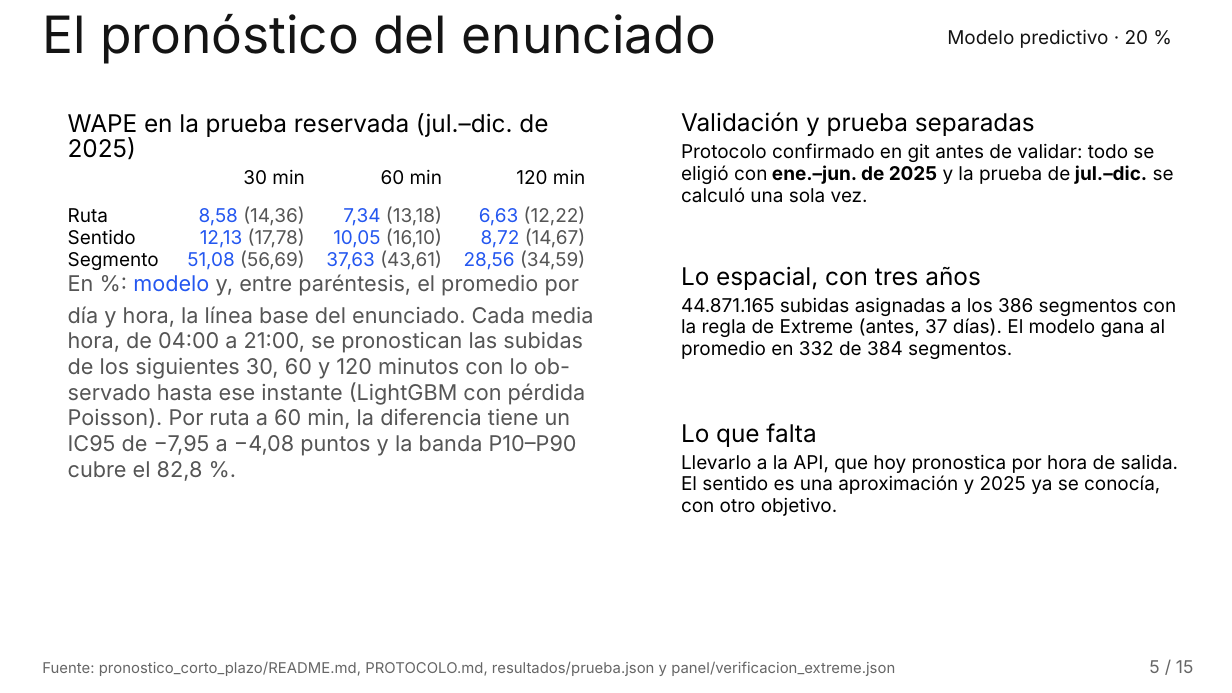
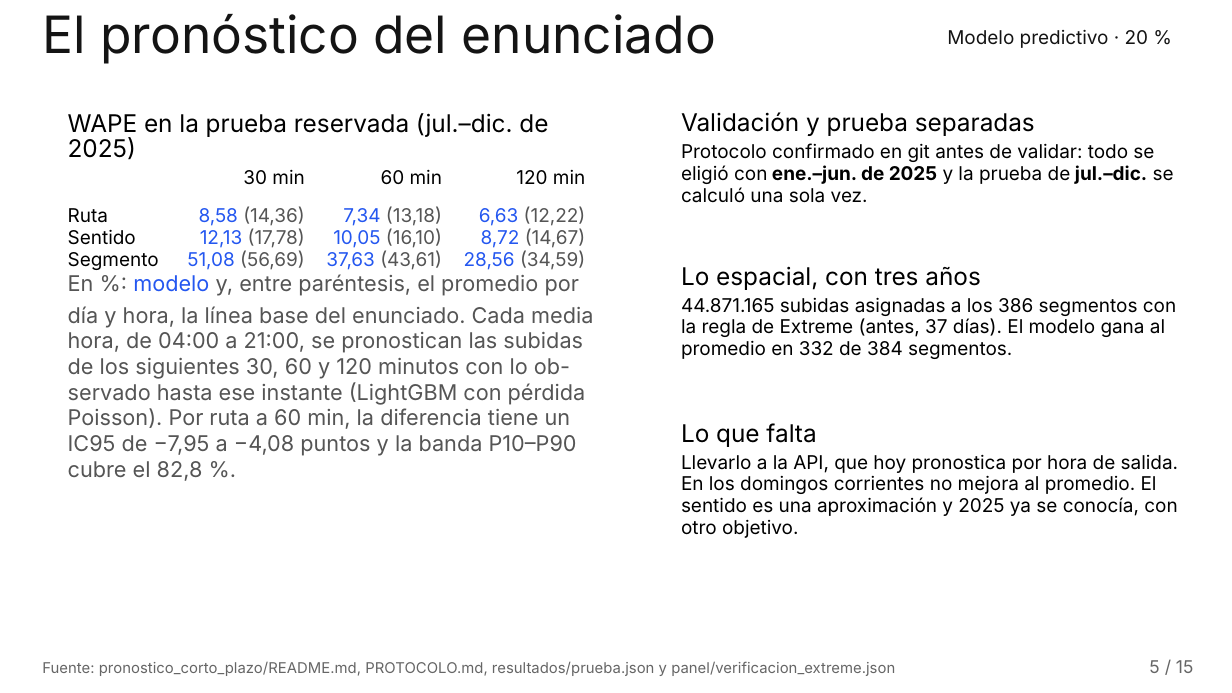
Before and after one commit to RubenEsg/Data-Challenge-pro-extreme, a slide deck: slide 5 of documentos/presentacion_final.pptx. Drawn at 1232x693 pixels with LibreOffice and Linux fonts; fonts in the diff are those of the drawing; background and template pictures are left out. Boxes give left, top, right and bottom in pixels: in the first picture for what was removed or moved away, otherwise in the second. Text is boxed around its words. In the diff, an @@ line names an element or a change of style, - is before the commit and + after.

Commit message:
Pronóstico de corto plazo: lo que no funcionó. En los domingos corrientes el modelo no mejora al promedio
El protocolo declaró el error por tipo de día con tres grupos: laboral, sábado y «domingo o festivo». En ese último
grupo el modelo gana por mucho (10,43 frente a 31,46 % por ruta a 60 minutos), pero el grupo mezcla dos casos.
pronostico_corto_plazo/desglose_domingos_festivos.py los separa con las predicciones guardadas, sin entrenar ni volver
a pronosticar (es un análisis posterior a la prueba; las cifras de resultados/prueba.json no cambian):

- En los 8 festivos el promedio de las ocho semanas pronostica un día corriente y falla 101,05 %; el modelo, 10,63 %.
- En los 23 domingos corrientes el modelo no mejora al promedio: 10,37 frente a 9,72 % a 60 minutos y 11,67 frente a
  8,23 % a 120. La pérdida está en CRA 54 (11,10 frente a 8,93 %); en SILENCIO y CL 72 el modelo sí gana.
- No sabemos por qué pasa en CRA 54. Una posibilidad es el registro imposible del domingo 26-05-2024, que está en el
  entrenamiento de esa ruta; comprobarlo exige otro experimento, con su propio protocolo.

Queda escrito en el README del experimento, en el bloque de correcciones del README, en la sección P del informe
(resultados, discusión y conclusiones), en la sección P del cuaderno (169 de 169 cifras contrastadas), en la lámina 5
y sus notas, en E02, en la matriz y en el índice de evidencias. Historial de desarrollo al día.

```diff
--- a/documentos/presentacion_final.pptx
+++ b/documentos/presentacion_final.pptx
@@ text added at [681,475,1157,494], 14.8 pt, text #000000 @@
+En los domingos corrientes no mejora al promedio. El
@@ text at [681,497,1177,516]: text changed @@
-El sentido es una aproximación y 2025 ya se conocía,
+sentido es una aproximación y 2025 ya se conocía, con
@@ text at [681,520,798,538]: text changed @@
-con otro objetivo.
+otro objetivo.
```
Also in this commit, not shown: 29 other files.
